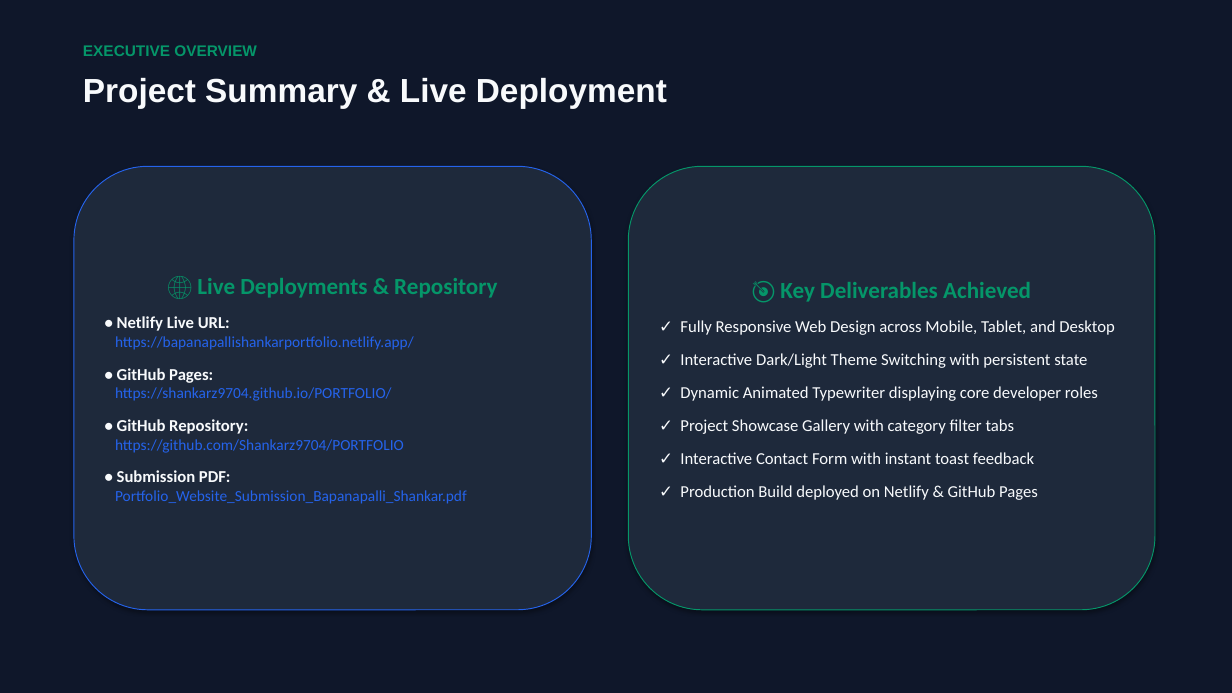
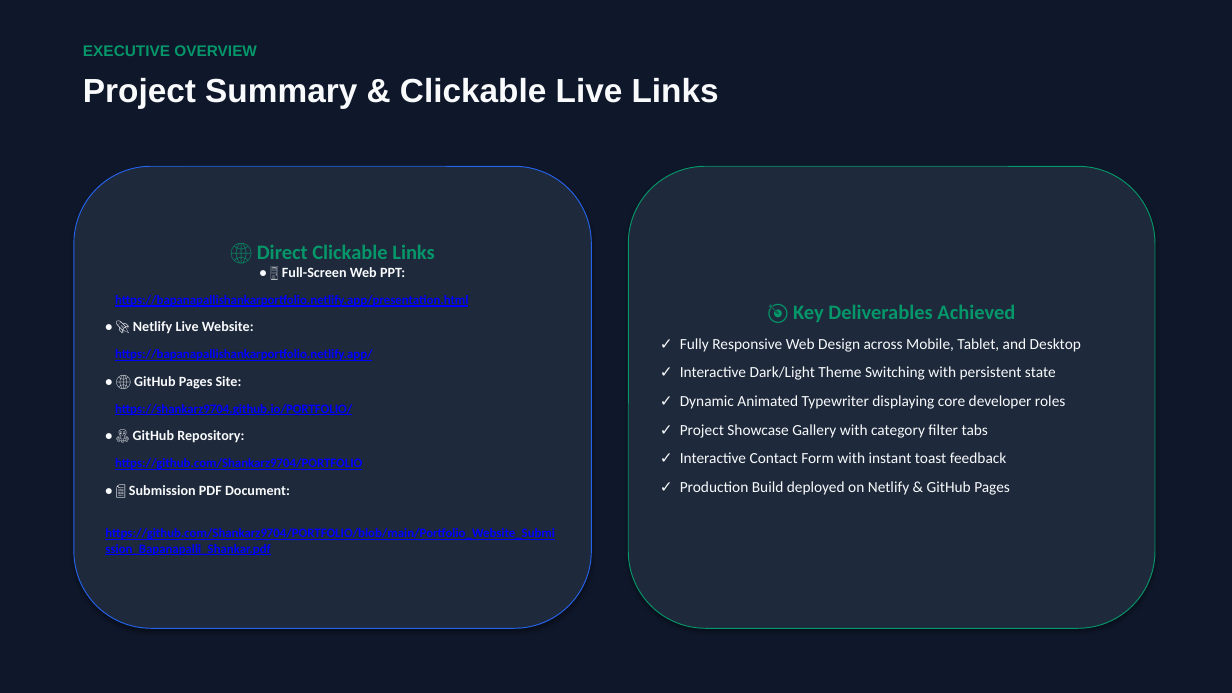
Before and after one commit to Shankarz9704/PORTFOLIO, a slide deck: slide 2 of Portfolio_Presentation_Bapanapalli_Shankar.pptx. Drawn at 1232x693 pixels with LibreOffice and Linux fonts; fonts in the diff are those of the drawing. Boxes give left, top, right and bottom in pixels: in the first picture for what was removed or moved away, otherwise in the second. Text is boxed around its words. In the diff, an @@ line names an element or a change of style, - is before the commit and + after.

Commit message:
Update PPTX and presentation.html with clickable links and full screen presentation URL

```diff
--- a/Portfolio_Presentation_Bapanapalli_Shankar.pptx
+++ b/Portfolio_Presentation_Bapanapalli_Shankar.pptx
@@ text at [83, 78, 719, 108]: text changed @@
-Project Summary & Live Deployment
+Project Summary & Clickable Live Links
@@ rounded rectangle "🌐 Direct Clickable Links": place and size @@
-rounded rectangle "🌐 Direct Clickable Links" at [74, 166, 592, 610]
+rounded rectangle "🌐 Direct Clickable Links" at [74, 166, 592, 628]
@@ rounded rectangle "🎯 Key Deliverables Achieved": place and size @@
-rounded rectangle "🎯 Key Deliverables Achieved" at [628, 166, 1155, 610]
+rounded rectangle "🎯 Key Deliverables Achieved" at [628, 166, 1155, 628]
@@ rounded rectangle "🎯 Key Deliverables Achieved" at [628, 166, 1155, 628]: size 18 to 16 pt in "🎯 Key Deliverables Achieved"; size 13 to 12 pt; less space between paragraphs @@
@@ text in rounded rectangle at [105, 244, 555, 555]: text changed; size 12 to 10 pt; text colour #2563EB to #0000FF; bold on @@
-🌐 Live Deployments & Repository
-• Netlify Live URL:
-https://bapanapallishankarportfolio.netlify.app/
-• GitHub Pages:
-https://shankarz9704.github.io/PORTFOLIO/
-• GitHub Repository:
-https://github.com/Shankarz9704/PORTFOLIO
-• Submission PDF:
-Portfolio_Website_Submission_Bapanapalli_Shankar.pdf
+🌐 Direct Clickable Links
+• 🖥️ Full-Screen Web PPT:
+https://bapanapallishankarportfolio.netlify.app/presentation.html
+• 🚀 Netlify Live Website:
+https://bapanapallishankarportfolio.netlify.app/
+• 🌐 GitHub Pages Site:
+https://shankarz9704.github.io/PORTFOLIO/
+• 🐙 GitHub Repository:
+https://github.com/Shankarz9704/PORTFOLIO
+• 📄 Submission PDF Document:
+https://github.com/Shankarz9704/PORTFOLIO/blob/main/Portfolio_Website_Submission_Bapanapalli_Shankar.pdf
```
Also in this commit, not shown: 5 other slides changed, 2 other files.
